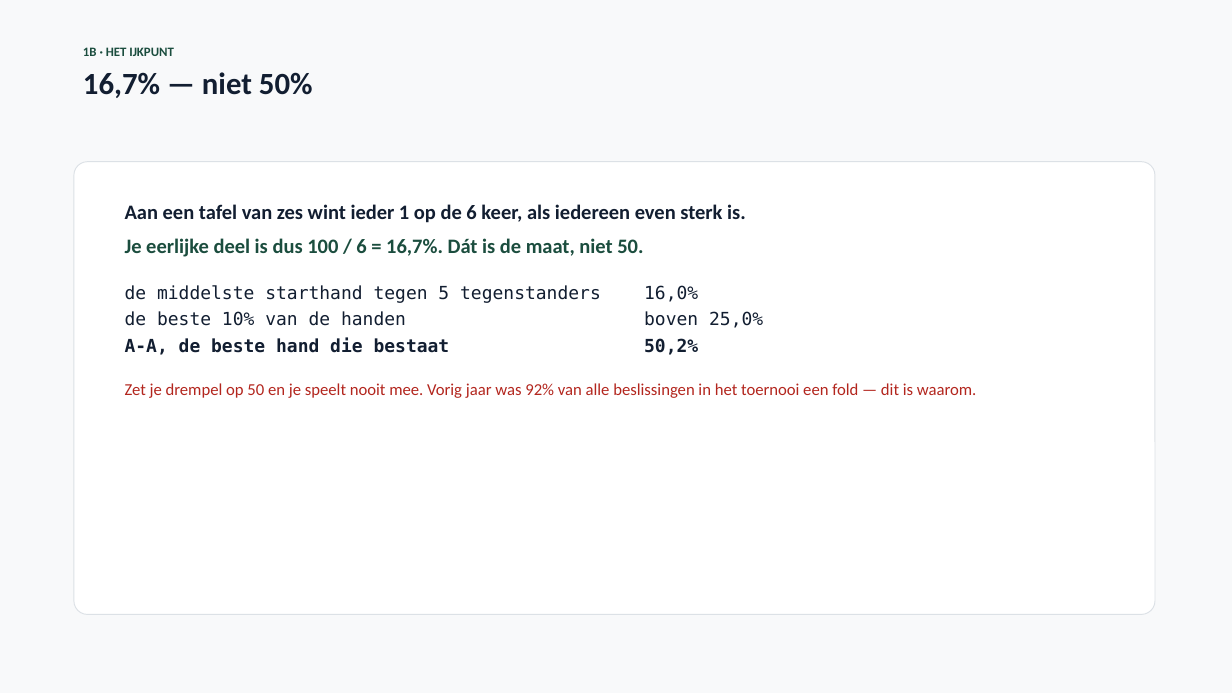
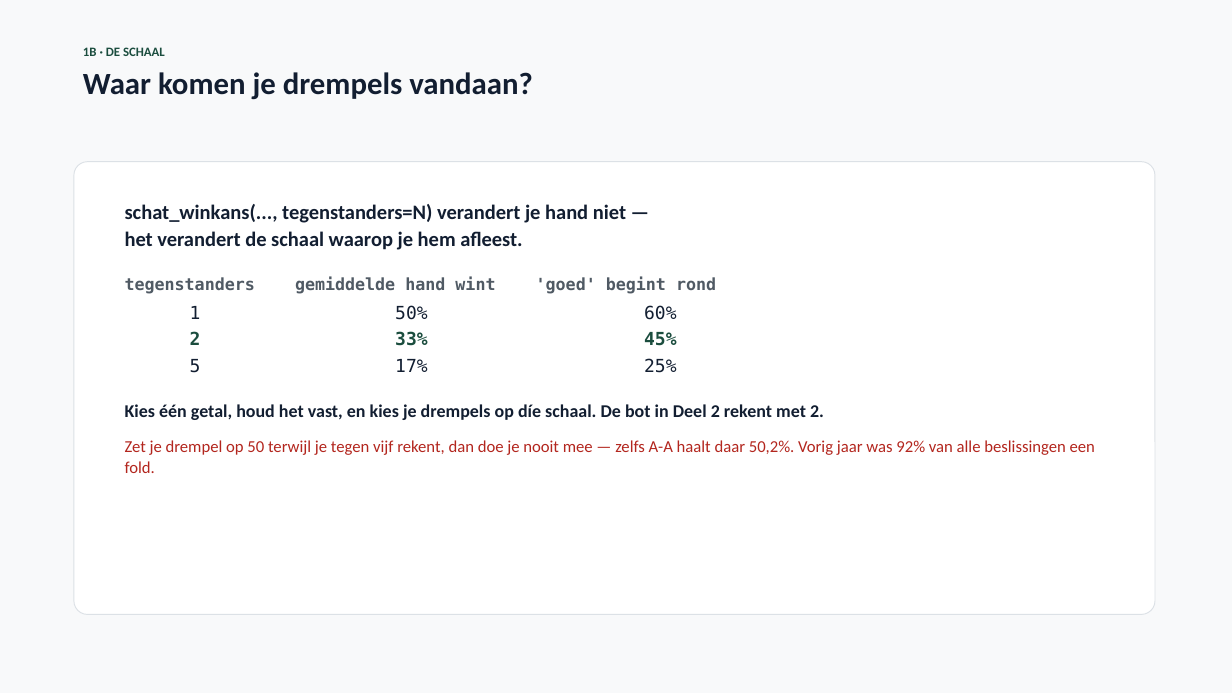
Before and after one commit to finturion/poker-analytics-challenge, a slide deck: slide 5 of powerpoints/Pokerbot_Upgrade_Week5.pptx. Drawn at 1232x693 pixels with LibreOffice and Linux fonts; fonts in the diff are those of the drawing. Boxes give left, top, right and bottom in pixels: in the first picture for what was removed or moved away, otherwise in the second. Text is boxed around its words. In the diff, an @@ line names an element or a change of style, - is before the commit and + after.

```diff
--- a/powerpoints/Pokerbot_Upgrade_Week5.pptx
+++ b/powerpoints/Pokerbot_Upgrade_Week5.pptx
@@ text at (83, 47, 532, 100): text changed; size 10 to 24 pt; text colour #1B4D3E to #121E31 @@
-1B · HET IJKPUNT
-16,7% — niet 50%
+1B · DE SCHAAL
+Waar komen je drempels vandaan?
@@ text at (125, 204, 1095, 473): text changed; size 16 to 13 pt; bold on @@
-Aan een tafel van zes wint ieder 1 op de 6 keer, als iedereen even sterk is.
-Je eerlijke deel is dus 100 / 6 = 16,7%. Dát is de maat, niet 50.
-de middelste starthand tegen 5 tegenstanders 16,0%
-de beste 10% van de handen boven 25,0%
-A-A, de beste hand die bestaat 50,2%
-Zet je drempel op 50 en je speelt nooit mee. Vorig jaar was 92% van alle beslissingen in het toernooi een fold — dit is waarom.
+schat_winkans(..., tegenstanders=N) verandert je hand niet —
+het verandert de schaal waarop je hem afleest.
+tegenstanders gemiddelde hand wint 'goed' begint rond
+1 50% 60%
+2 33% 45%
+5 17% 25%
+Kies één getal, houd het vast, en kies je drempels op díe schaal. De bot in Deel 2 rekent met 2.
+Zet je drempel op 50 terwijl je tegen vijf rekent, dan doe je nooit mee — zelfs A-A haalt daar 50,2%. Vorig jaar was 92% van alle beslissingen een fold.
```
Also in this commit, not shown: 3 other files.
